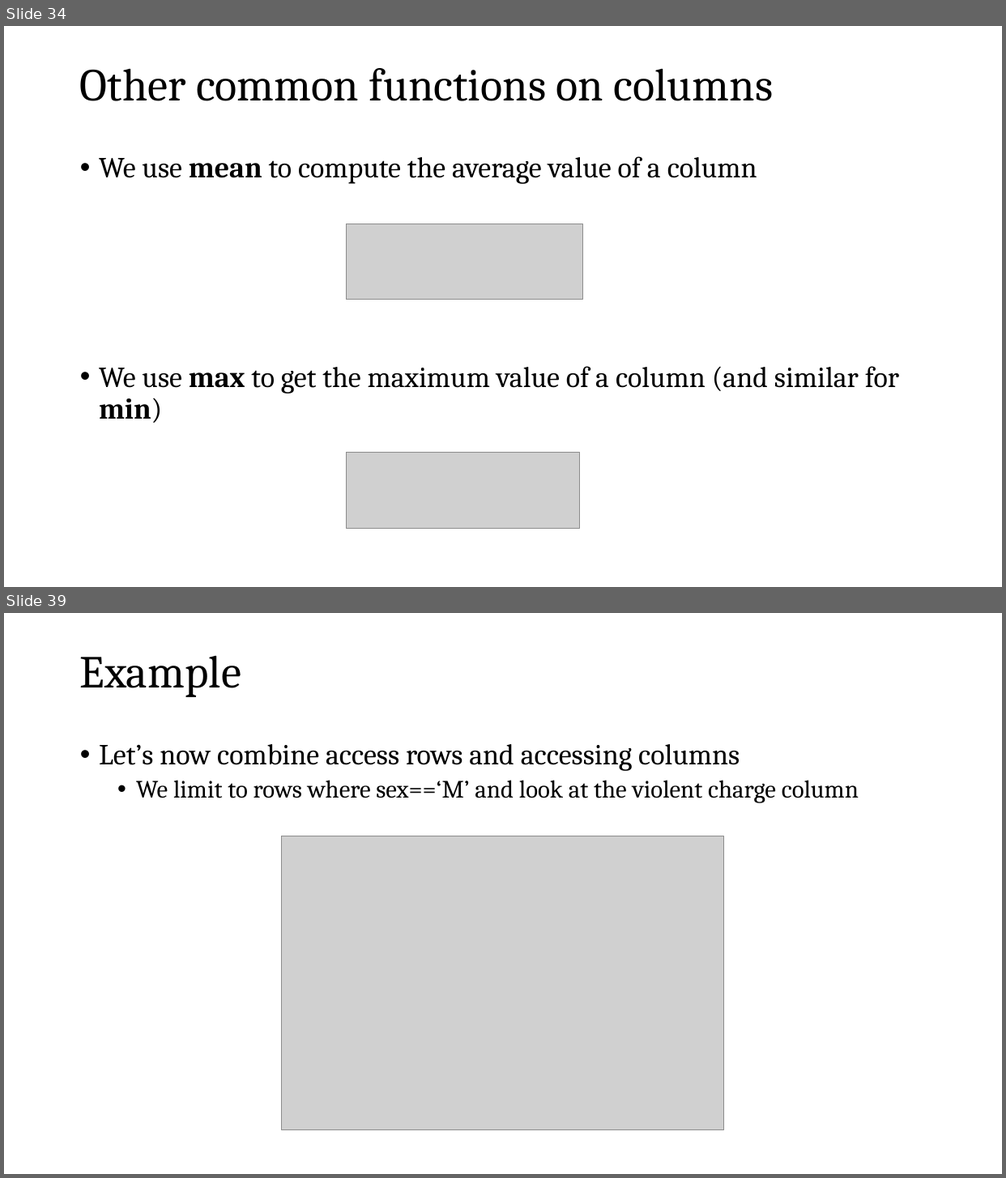
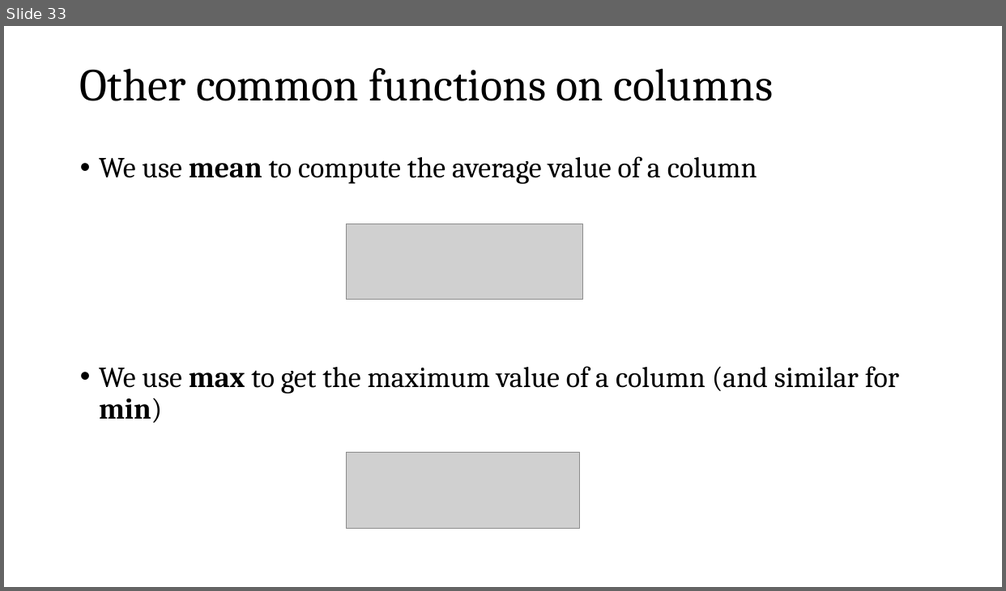
Before and after one commit to zjelveh/zjelveh.github.io, a slide deck: files/ccjs418e_fall2026/Intro_to_Pandas.pptx. Shown one above the other, each under a label of ours: slides 34 and 39 before the commit, slide 33 after it; the slides between them are not shown. The pictures are 1006x1178 and 1006x591 pixels, drawn with LibreOffice and Linux fonts; fonts in the diff are those of the drawing; grey boxes stand for pictures. Boxes give left, top, right and bottom in pixels: in the first picture for what was removed or moved away, otherwise in the second. Text is boxed around its words. In the diff, an @@ line names an element or a change of style, - is before the commit and + after.

```diff
--- a/files/ccjs418e_fall2026/Intro_to_Pandas.pptx
+++ b/files/ccjs418e_fall2026/Intro_to_Pandas.pptx
@@ slide 39 removed at box(4, 613, 1002, 1174), background #FFFFFF @@
@@ title removed at box(80, 655, 241, 697) @@
-Example
@@ text removed at box(99, 744, 859, 803) @@
-• Let’s now combine access rows and accessing columns
-  • We limit to rows where sex==‘M’ and look at the violent charge column
@@ picture removed at box(282, 836, 724, 1131) @@
@@ what was slide 34 is now slide 33 @@
```
Also in this commit, not shown: 6 other slides removed.
